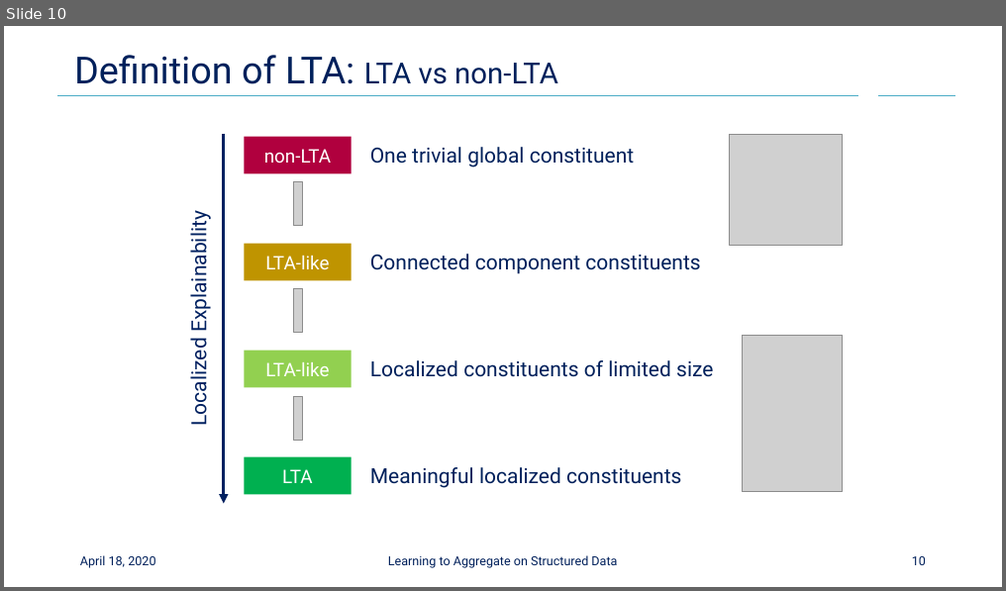
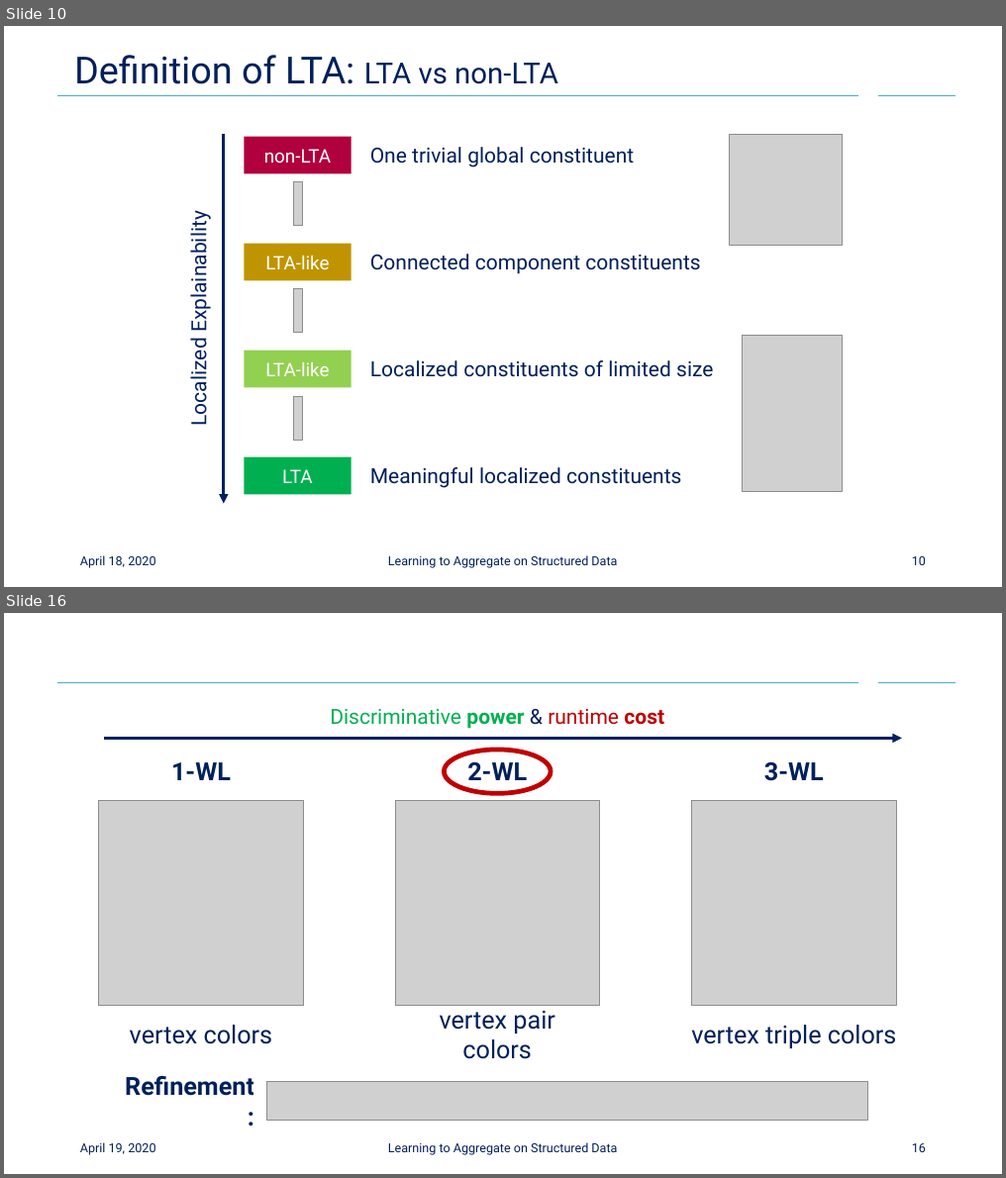
Before and after one commit to Cortys/master-thesis, a slide deck: presentation/final/final_presentation.pptx. Shown one above the other, each under a label of ours: slide 10 before the commit, slides 10 and 16 after it; the slides between them are not shown. The pictures are 1006x591 and 1006x1178 pixels, drawn with LibreOffice and Linux fonts; fonts in the diff are those of the drawing; grey boxes stand for pictures; background and template pictures are left out. Boxes give left, top, right and bottom in pixels: in the first picture for what was removed or moved away, otherwise in the second. Text is boxed around its words. In the diff, an @@ line names an element or a change of style, - is before the commit and + after.

```diff
--- a/presentation/final/final_presentation.pptx
+++ b/presentation/final/final_presentation.pptx
@@ slide 16 added at (4, 613, 1002, 1174), background #FFFFFF; not listed: 2 template elements that a slide beside it also shows @@
@@ text added at (330, 709, 664, 729), 20 pt, text #00B050 @@
+Discriminative power & runtime cost
@@ arrow added from (104, 738) to (902, 738), #002060 3 pt @@
@@ ellipse added at (445, 750, 550, 793), outline #C00000 4.5 pt @@
@@ text added at (171, 762, 231, 780), 24 pt, text #00205B, bold @@
+1-WL
@@ text added at (467, 761, 527, 780), 24 pt, text #00205B, bold @@
+2-WL
@@ text added at (764, 761, 824, 781), 24 pt, text #00205B, bold @@
+3-WL
@@ picture added at (98, 800, 303, 1005) @@
@@ picture added at (395, 800, 600, 1005) @@
@@ picture added at (692, 801, 897, 1006) @@
@@ text added at (130, 1025, 273, 1045), 24 pt, text #00205B @@
+vertex colors
@@ text added at (440, 1011, 554, 1059), 24 pt, text #00205B @@
+vertex pair colors
@@ text added at (691, 1025, 897, 1049), 24 pt, text #00205B @@
+vertex triple colors
@@ text added at (125, 1076, 254, 1096), 24 pt, text #00205B, bold @@
+Refinement:
@@ rectangle added at (254, 1072, 853, 1131), fill #FFFFFF @@
@@ picture added at (266, 1081, 867, 1121) @@
@@ text added at (80, 1143, 155, 1156), 12 pt, text #00205B @@
+April 19, 2020
@@ text added at (388, 1143, 617, 1156), 12 pt, text #00205B @@
+Learning to Aggregate on Structured Data
@@ page number added at (912, 1144, 926, 1153), 12 pt, text #00205B @@
+16
```
Also in this commit, not shown: 2 slides changed, 11 other slides added, 13 other files.
